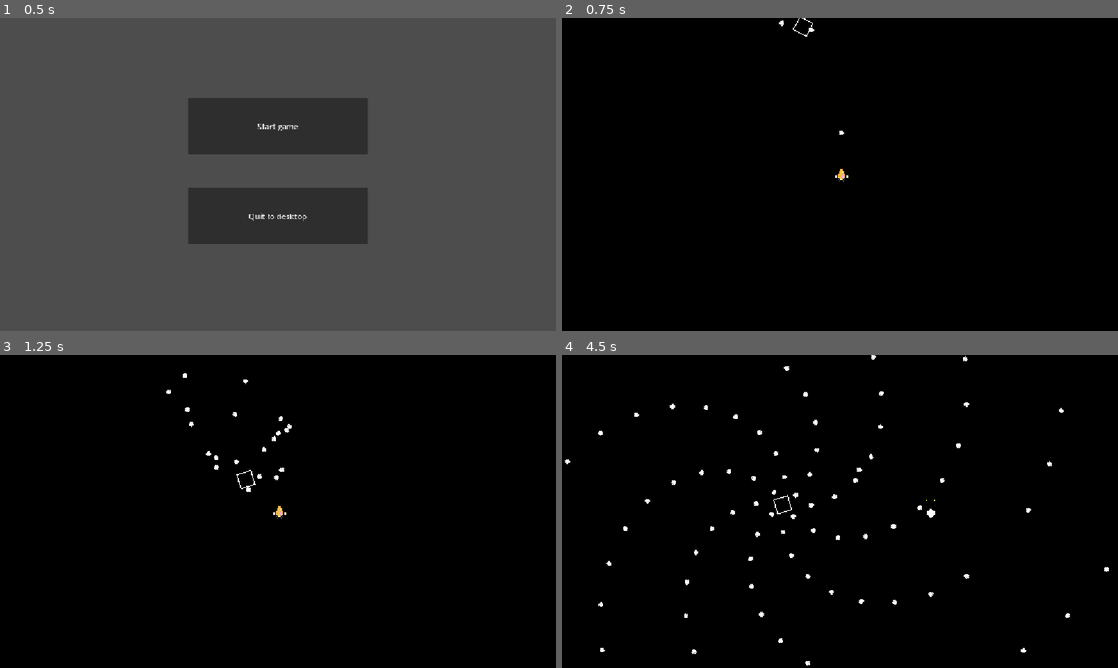
Above: before the commit, frames 1-4 (two rows, left to right).
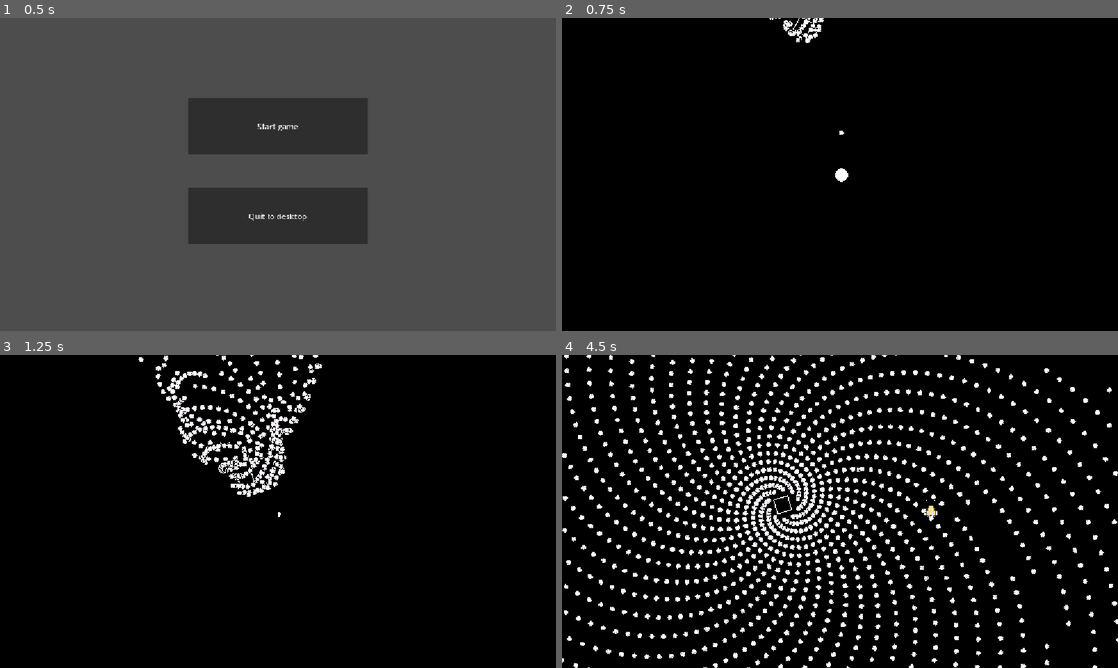
Above: after the commit, the same moments.

Repository: Draftier/Geometric-Invasion-CSS-497
Game: Godot game, scene res://scenes/main_menu.tscn
Two runs of this game, one before a commit and one after it. Both use one fixed random seed, a clock stepped at 60 frames per second and the inputs below.
Inputs:
- Up to frame 1 (0.5 s): no input
- Up to frame 2 (0.75 s): click "Start game" at 0.5 s
- Up to frame 3 (1.25 s): no input
- Up to frame 4 (4.5 s): hold Right (right) 1.28-2.03 s; hold Z (shoot) 1.28-2.03 s; hold Down (down) 2.03-2.78 s; tap Z (shoot) at 2.1, 3.05, 3.6 s; hold Right (right) 2.78-3.53 s; hold Shift (slow) 2.78-3.53 s; hold Up (up) 3.53-4.28 s; hold Left (left) from 4.28 s (still down); hold Z (shoot) from 4.28 s (still down)

Frame 1 is identical in both runs. In frame 2, 0.3% of the frame differs, in the area x 37-52%, y 0-53%; in frame 3, 2.5%; in frame 4, 11%, in the area x 0-100%, y 0-100%.

Commit message:
Added super basic object pooling
- Still need to test via profiler to see if object poling is worth it

Diff:
--- a/geometric-invasion/project.godot
+++ b/geometric-invasion/project.godot
@@ -19,6 +19,7 @@
 
 window/stretch/mode="canvas_items"
 window/stretch/aspect="expand"
+window/vsync/vsync_mode=0
 
 [input]
 
--- a/geometric-invasion/scenes/game.tscn
+++ b/geometric-invasion/scenes/game.tscn
@@ -39,8 +39,7 @@
 [node name="PauseMenu" parent="." unique_id=1058867629 instance=ExtResource("1_u5sy4")]
 visible = false
 
-[node name="LevelManager" parent="." unique_id=1305954196 node_paths=PackedStringArray("spawners") instance=ExtResource("2_gee14")]
-spawners = [null]
+[node name="LevelManager" parent="." unique_id=1305954196 instance=ExtResource("2_gee14")]
 level_time = 120.0
 
 [node name="Background" type="TileMapLayer" parent="." unique_id=1758883545]
@@ -68,6 +67,8 @@
 position = Vector2(-2.180191, -2.290577)
 rotation = -1.0824624
 path = NodePath("..")
+shooter_timer_wait_time = 0.01
+spawn_point_count = 10
 
 [node name="PlayerDefaultShootingStyle" parent="." unique_id=1651887187 instance=ExtResource("1_iywne")]
 
--- a/geometric-invasion/scenes/level_manager.tscn
+++ b/geometric-invasion/scenes/level_manager.tscn
@@ -2,7 +2,7 @@
 
 [ext_resource type="Script" uid="uid://b2nxf0ct0x4gn" path="res://scripts/level_manager/level_manager.gd" id="1_06fa7"]
 
-[node name="LevelManager" type="Node" unique_id=1305954196]
+[node name="LevelManager" type="Node" unique_id=1305954196 groups=["level_manager"]]
 script = ExtResource("1_06fa7")
 
 [node name="LevelTimer" type="Timer" parent="." unique_id=1173292609]
--- a/geometric-invasion/scripts/bullet/bullet.gd
+++ b/geometric-invasion/scripts/bullet/bullet.gd
@@ -1,7 +1,9 @@
+class_name Bullet
 extends Area2D
 
 @export var speed = 250
 
+@onready var level_manager = get_tree().get_first_node_in_group("level_manager")
 
 # Will utilize to play some sort of animation on instantiation
 func _ready() -> void:
@@ -13,12 +15,19 @@
 	position += transform.x * speed * delta
 
 func _on_visible_on_screen_notifier_2d_screen_exited() -> void:
-	queue_free()
+	#queue_free()
+	level_manager.add_to_pool(self)
 
 func _on_area_entered(area: Area2D) -> void:
 	if "take_damage" in area.get_parent():
 		area.get_parent().take_damage()
 	if "take_damage" in area:
 		area.take_damage()
-	queue_free()
-	pass
+	#queue_free()
+	level_manager.add_to_pool(self)
+
+func reset() -> void:
+	self.set_process(false)
+	self.set_physics_process(false)
+	self.visible = false
+	self.speed = 0
--- a/geometric-invasion/scripts/enemy/enemy.gd
+++ b/geometric-invasion/scripts/enemy/enemy.gd
@@ -23,6 +23,8 @@
 
 @export var health = 100
 
+
+@onready var manager = get_tree().get_first_node_in_group("level_manager")
 
 func _ready() -> void:
 	# Calculate the step distance between each spawn point around the enemy
@@ -61,8 +63,9 @@
 # Each time timer goes out shoot a bullet for each bullet spawn point in scene
 func _on_shoot_timer_timeout() -> void:
 	for s in rotater.get_children():
-		var bullet = bullet_scene.instantiate()
-		get_tree().root.add_child(bullet)
+		var bullet = manager.pull_from_pool() as Bullet
+		#var bullet = bullet_scene.instantiate()
+		#get_tree().root.add_child(bullet)
 		bullet.speed = 250
 		bullet.position = s.global_position
 		bullet.rotation = s.global_rotation
--- a/geometric-invasion/scripts/level_manager/level_manager.gd
+++ b/geometric-invasion/scripts/level_manager/level_manager.gd
@@ -8,10 +8,40 @@
 var event_index = 0
 var current_time
 
+# Variables to store bullets
+var cur_bullet_count : int = 0
+var max_bullet_count : int = 1750
+var bullets : Array [ Bullet ]
+var bullet_index : int = 0
+
+const bullet_scene = preload("res://scenes/obstacle_bullet_base.tscn")
+
+func add_to_pool(bullet: Bullet) -> void:
+	bullet.reset()
+	bullets.append(bullet)
+
+
+func pull_from_pool() -> Bullet:
+	var object: Bullet
+	if bullets.is_empty():
+		object = bullet_scene.instantiate()
+	else:
+		object = bullets[0]
+		bullets.remove_at(0)
+	object.set_process(true)
+	object.set_physics_process(true)
+	object.visible = true
+	return object
 
 func _ready() -> void:
+	for i in max_bullet_count:
+		var bullet : Bullet = bullet_scene.instantiate()
 
-	# Store the time in the timer
+		add_to_pool(bullet)
+
+		get_tree().root.add_child(bullet)
+
+	#Store the time in the timer
 	$LevelTimer.wait_time = level_time
 
 	# Initialize current time
@@ -33,6 +63,7 @@
 			if events[i].time >= current_time as int:
 				execute_event(events[i])
 			event_index += 1
+	print(Engine.get_frames_per_second())
 
 # At end of level change scene
 func _on_level_timer_timeout() -> void:
--- a/geometric-invasion/scripts/player/player.gd
+++ b/geometric-invasion/scripts/player/player.gd
@@ -50,9 +50,9 @@
 
 # Function that allows the player to take damage
 func take_damage() -> void:
-	print("hit")
+	#print("hit")
 	if invulnerable == false:
-		lives -= 1
+		#lives -= 1
 		var timer = get_tree().create_timer(0.7)
 		$AnimatedSprite2D.play("explosion")
 		await timer.timeout
